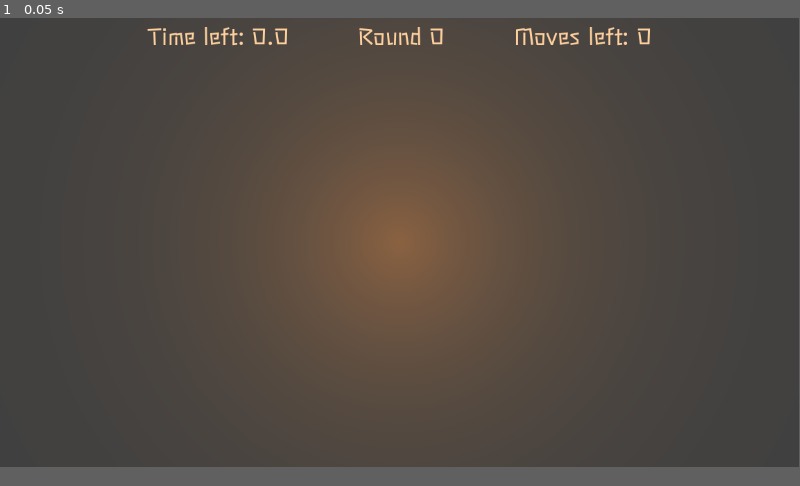
Above: before the commit, frame 1.
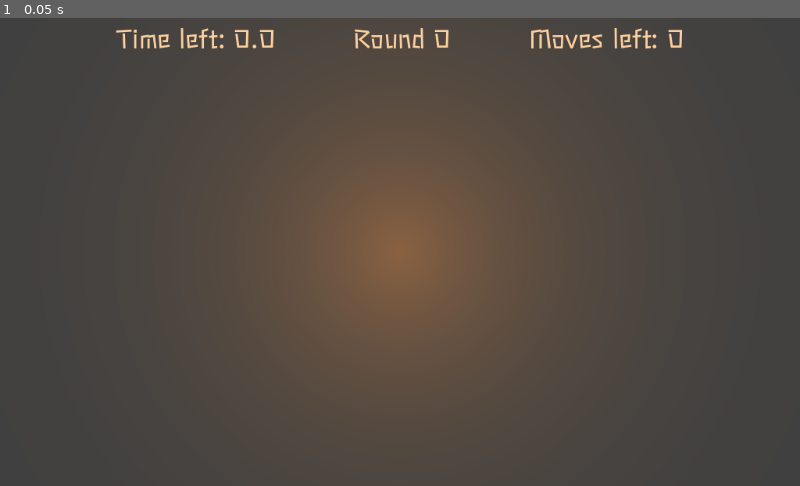
Above: after the commit, the same moment.

Repository: dsg-jam/ld51-game
Game: Godot game, scene res://scenes/board_game.tscn
The game is run twice, just before and just after one commit, with the same random seed, the same clock (stepped at 60 frames per second) and the same inputs. This scene is started directly instead of the project's main scene.
Inputs:
- Up to frame 1 (0.05 s): no input
In our replay, the window is 799x449 before the commit and 800x468 after it. These sizes can differ from the game's own. Grey fills any space a smaller window leaves; there, only what the larger window draws over its background counts as a difference.

The runs differ from the first frame. In frame 1, 1.2% of the frame differs, in the area x 14-86%, y 1-7%.
Error in both runs: Invalid call. Nonexistent function 'get_tiles' in base 'Nil'. (res://scripts/board.gd:72)

Commit message:
adjusts stretch mode

Diff:
--- a/project.godot
+++ b/project.godot
@@ -19,6 +19,12 @@
 
 GlobalVariables="*res://scripts/global_variables.gd"
 DSGNetwork="*res://scripts/dsg_network.gd"
+
+[display]
+
+window/size/viewport_width=1024
+window/size/viewport_height=600
+window/stretch/aspect="expand"
 
 [input]
 
--- a/scenes/start.tscn
+++ b/scenes/start.tscn
@@ -46,7 +46,8 @@
 
 [node name="VBoxContainerTop" type="VBoxContainer" parent="ColorRect/VBoxContainer"]
 layout_mode = 2
-size_flags_vertical = 6
+size_flags_vertical = 3
+alignment = 1
 
 [node name="creatNewGameButton" type="Button" parent="ColorRect/VBoxContainer/VBoxContainerTop"]
 custom_minimum_size = Vector2(512, 0)
@@ -58,8 +59,8 @@
 
 [node name="HBoxContainer" type="HBoxContainer" parent="ColorRect/VBoxContainer"]
 layout_mode = 2
-size_flags_horizontal = 4
-size_flags_vertical = 6
+size_flags_vertical = 3
+alignment = 1
 
 [node name="Label" type="Label" parent="ColorRect/VBoxContainer/HBoxContainer"]
 layout_mode = 2
@@ -71,12 +72,14 @@
 [node name="GameID" type="LineEdit" parent="ColorRect/VBoxContainer/HBoxContainer"]
 custom_minimum_size = Vector2(256, 0)
 layout_mode = 2
+size_flags_vertical = 4
 theme_override_fonts/font = ExtResource("2_pw6rl")
 theme_override_font_sizes/font_size = 32
 
 [node name="PasteButton" type="Button" parent="ColorRect/VBoxContainer/HBoxContainer"]
 custom_minimum_size = Vector2(112, 0)
 layout_mode = 2
+size_flags_vertical = 4
 theme_override_fonts/font = ExtResource("2_pw6rl")
 theme_override_font_sizes/font_size = 32
 text = "Paste
--- a/scripts/controller.gd
+++ b/scripts/controller.gd
@@ -39,17 +39,10 @@
 	self._on_ws_received_message("")
 
 
-func _is_mobile_device() -> bool:
-	if OS.has_feature("web"):
-		if JavaScriptBridge.eval("/Android|webOS|iPhone|iPad|iPod|BlackBerry|IEMobile|Opera Mini/i.test(navigator.userAgent)") == 1:
-			return true
-	return false
-
-
 func _handle_screen_resize():
 	var viewport = get_tree().get_root().size
 	_control.hide()
-	if _is_mobile_device():
+	if Utils.is_mobile_device():
 		_control.show()
 	position.x = max(viewport.x / 2 - viewport.y / 2, 0)
 	position.y = max(viewport.y / 2 - viewport.x / 2, 0)
--- a/scripts/utils.gd
+++ b/scripts/utils.gd
@@ -13,6 +13,14 @@
 	var platform = BoardPlatform.new(tiles)
 	return platform.get_dict()
 
+
 static func parse_dict_to_map(data: Dictionary) -> BoardPlatform:
 	assert("platform" in data, "Platform is missing in server_start_game message")
 	return BoardPlatform.get_obj_from_dict(data["platform"])
+
+
+static func is_mobile_device() -> bool:
+	if OS.has_feature("web"):
+		if JavaScriptBridge.eval("/Android|webOS|iPhone|iPad|iPod|BlackBerry|IEMobile|Opera Mini/i.test(navigator.userAgent)") == 1:
+			return true
+	return false
